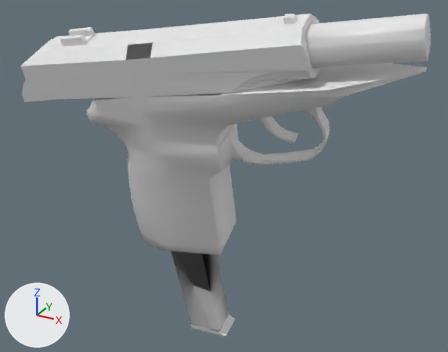
Two versions of the OBJ model Vertex_Animation_Compiler/Assets/Makarov_Pistol_Reload188.obj, one commit apart.
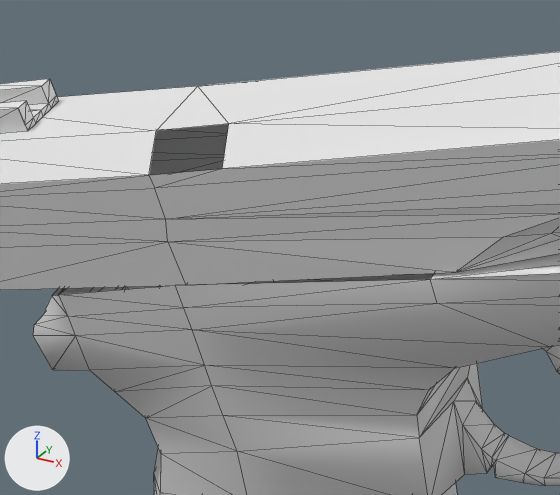
Old and new are each drawn whole from a camera (50 mm lens) standing at (0.5019, -0.3444, 0.0079) and looking at (0.3682, -0.1014, -0.1136) and again close up on the part from 17% to 59% of the width and 0% to 48% of the height. Arrows for +X, +Y and +Z are at lower left; the lights stay in place. The close-ups show mesh edges as thin lines. Where no turn or scale is listed for an object, it has been applied to the vertices.

The first close-up shows 'Rest_of_the_gun_Sphere', 'Top_Slider_Sphere.001'.
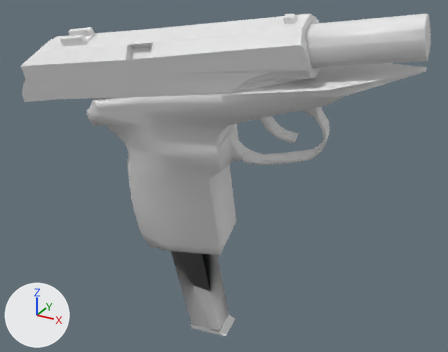
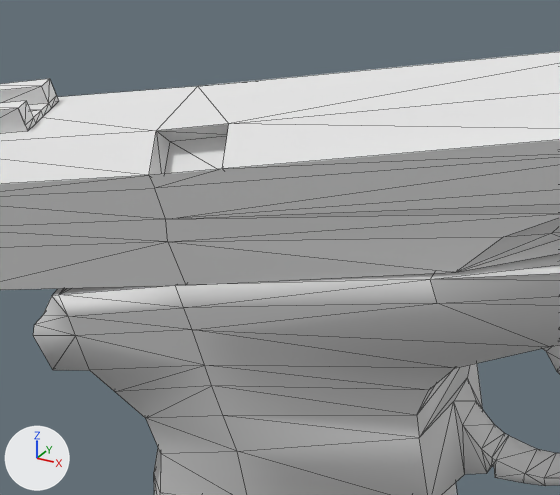
Edits to the bpy script that builds the scene:
```text
Change me_rest_of_the_gun_sphere:
    where me_rest_of_the_gun_sphere.from_pydata(...)  # 272 vertices, 519 faces; spans x 0.3131..0.4602, y -0.139..-0.0831, z -0.1595..-0.0272
    used by ob_rest_of_the_gun_sphere; location = (0.0, 0.0, 0.0)
    verts and faces of me_rest_of_the_gun_sphere; kept vertices keep their numbers, new ones are numbered from 272
    before: 164 (0.3807, -0.1091, -0.0554), 166 (0.3223, -0.139, -0.0724) at pixel (51, 295), 175 (0.3236, -0.1389, -0.0721) at pixel (58, 294), 178 (0.3841, -0.133, -0.0627) at pixel (430, 279), 179 (0.3441, -0.1371, -0.0682) at pixel (175, 285)
    before: 180 (0.3201, -0.115, -0.0648), 181 (0.3406, -0.1132, -0.0609), 183 (0.3188, -0.1151, -0.0651)
    me_rest_of_the_gun_sphere part 1
    add faces += [(164, 181, 179), (175, 179, 181), (166, 175, 183), (164, 179, 178), (175, 181, 180), (175, 180, 183)]
Change me_top_slider_sphere_001:
    used by ob_top_slider_sphere_001; location = (0.0, 0.0, 0.0)
    remove me_top_slider_sphere_001.from_pydata(...)  # 127 vertices, 227 faces; spans x 0.2805..0.4201, y -0.1479..-0.1093, z -0.0777..-0.0297
    add me_top_slider_sphere_001.from_pydata(...)  # 131 vertices, 237 faces; spans x 0.2805..0.4201, y -0.1479..-0.1093, z -0.0777..-0.0297
    me_top_slider_sphere_001 part 2
    4 vertices are added at (0.3562, -0.138, -0.0511), (0.3446, -0.1393, -0.053), (0.355, -0.1343, -0.0457), (0.3434, -0.1355, -0.0476)
    10 new faces join them
```

Pixel boxes [x1, y1, x2, y2] of what changed, in the close-ups (560 x 495 px):
part 1 of me_rest_of_the_gun_sphere, added: after [52, 273, 434, 296]
part 2 of me_top_slider_sphere_001, added: after [149, 124, 229, 175]
